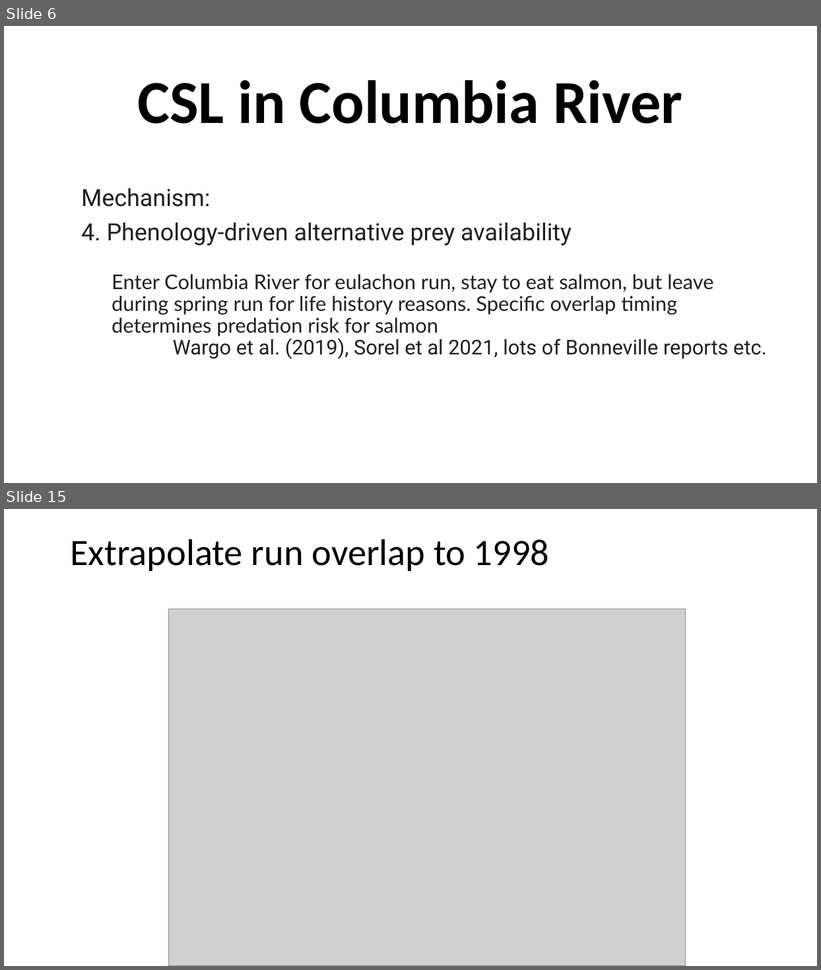
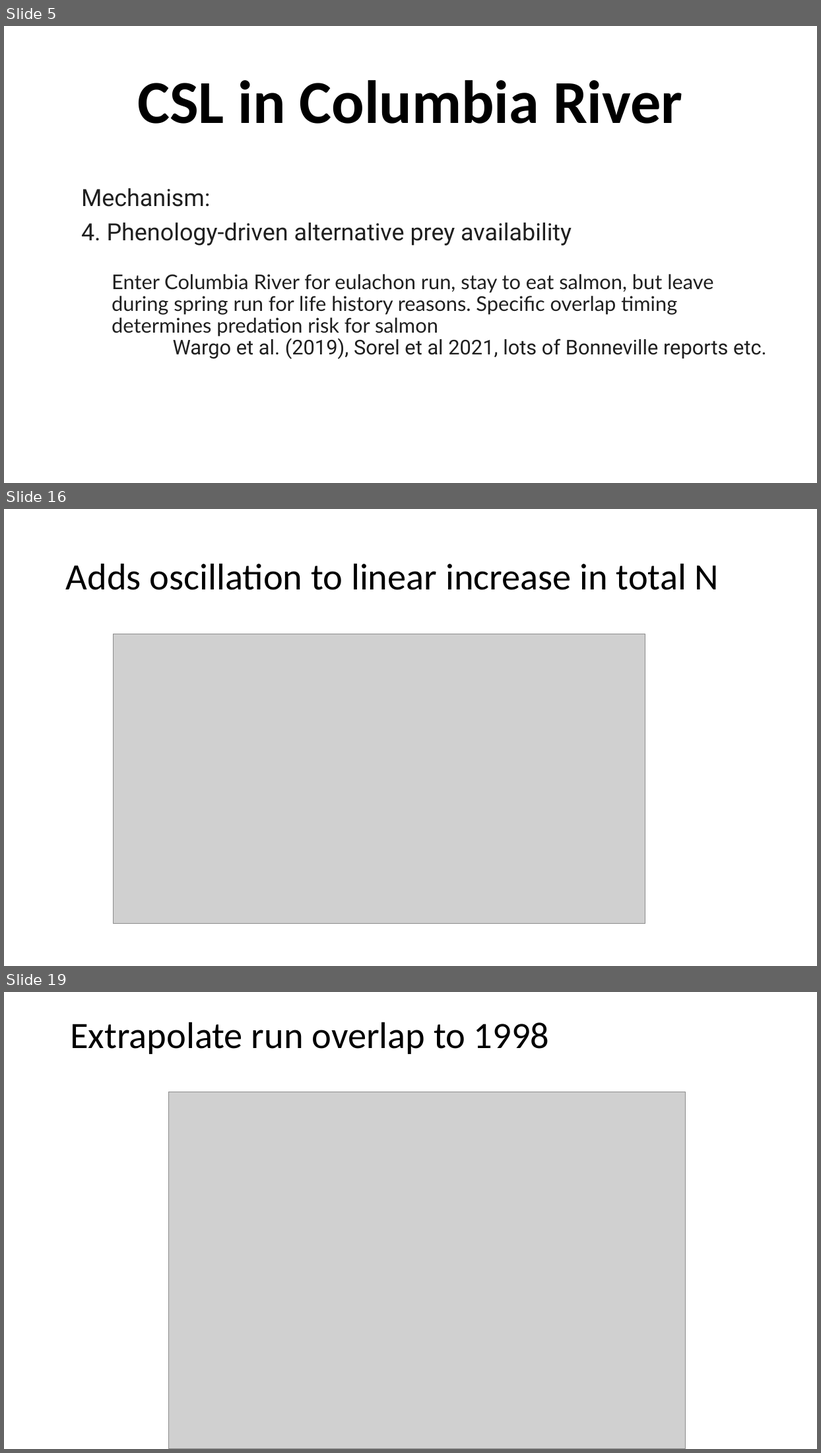
Before and after one commit to LisaCrozier-NOAA/SEM-DFO-LisaXP, a slide deck: presentations/Project update 08072026 predator indices.pptx. Shown one above the other, each under a label of ours: slides 6 and 15 before the commit, slides 5, 16 and 19 after it; the slides between them are not shown. The pictures are 821x970 and 821x1453 pixels, drawn with LibreOffice and Linux fonts; fonts in the diff are those of the drawing; grey boxes stand for pictures. Boxes give left, top, right and bottom in pixels: in the first picture for what was removed or moved away, otherwise in the second. Text is boxed around its words. In the diff, an @@ line names an element or a change of style, - is before the commit and + after.

```diff
--- a/presentations/Project update 08072026 predator indices.pptx
+++ b/presentations/Project update 08072026 predator indices.pptx
@@ slide 16 added at (4,509,817,966), background #FFFFFF @@
@@ title added at (66,563,719,590), 44 pt, text #000000 @@
+Adds oscillation to linear increase in total N
@@ picture added at (113,634,645,924) @@
@@ what was slide 6 is now slide 5 @@
@@ what was slide 15 is now slide 19 @@
```
Also in this commit, not shown: 3 slides changed, 16 other slides added, 33 other files.
